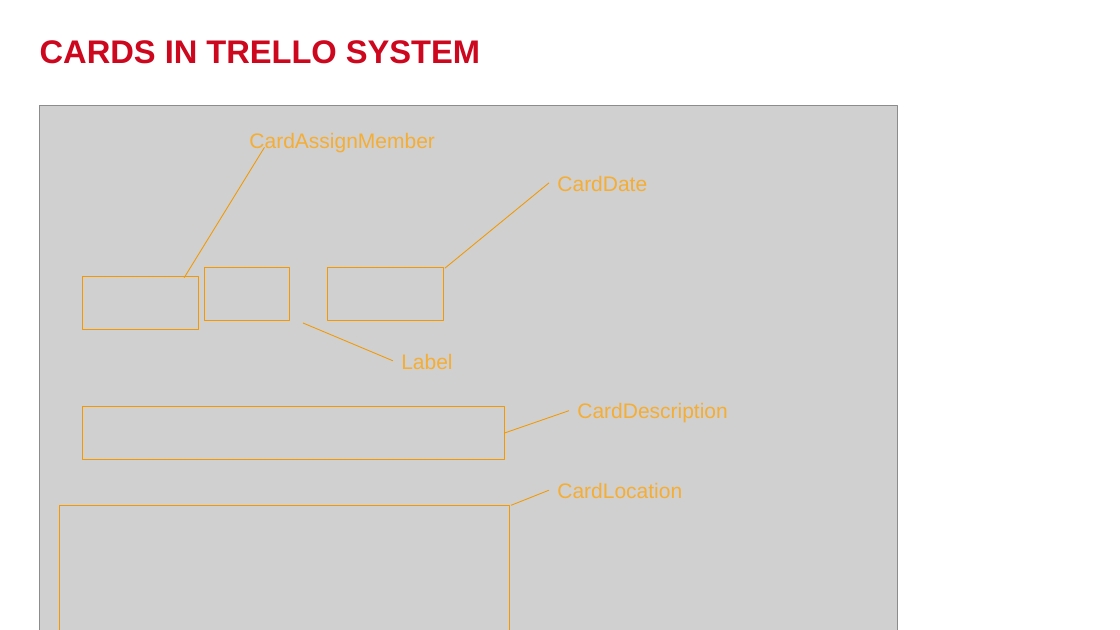
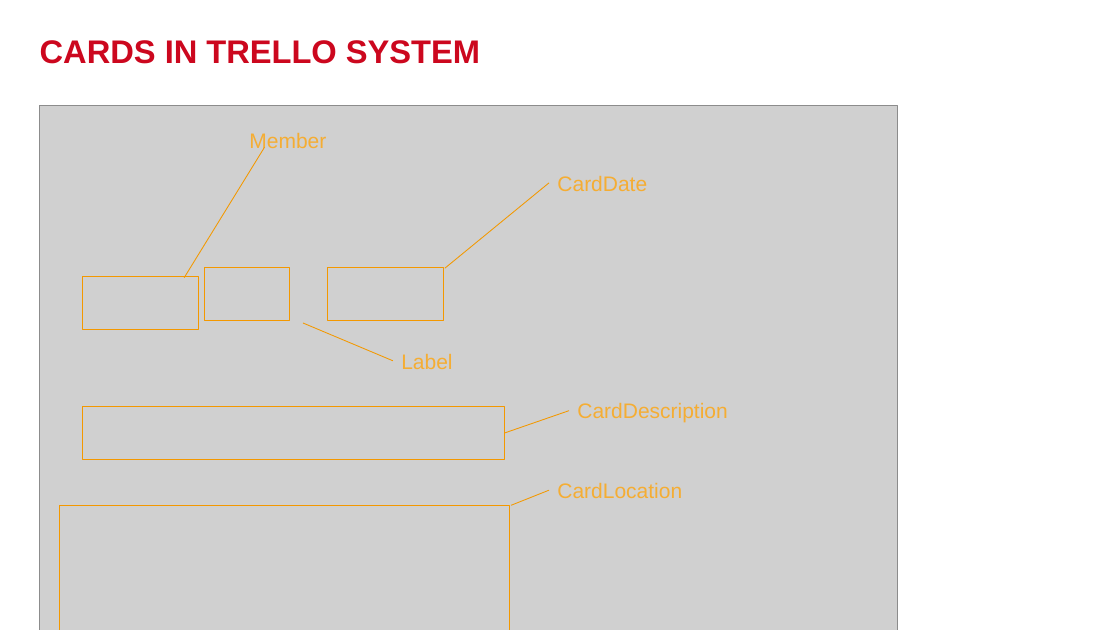
Before and after one commit to khoado-dev/YPP4-KhoaDo, a slide deck: slide 35 of Documents/Presentation/IntroductionFunctionInTrelloSystem.pptx. Drawn at 1120x630 pixels with LibreOffice and Linux fonts; fonts in the diff are those of the drawing; grey boxes stand for pictures; background and template pictures are left out. Boxes give left, top, right and bottom in pixels: in the first picture for what was removed or moved away, otherwise in the second. Text is boxed around its words. In the diff, an @@ line names an element or a change of style, - is before the commit and + after.

Commit message:
add: query in detail of card

```diff
--- a/Documents/Presentation/IntroductionFunctionInTrelloSystem.pptx
+++ b/Documents/Presentation/IntroductionFunctionInTrelloSystem.pptx
@@ text at <box>249,133,326,153</box>: text changed @@
-CardAssignMember
+Member
```
Also in this commit, not shown: 1 other slide changed, 2 other files.
